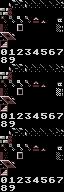
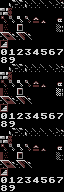
Layer changes from the first 64px x 192px image to the second:
painted on "Background" over 16, 32, 32, 168
